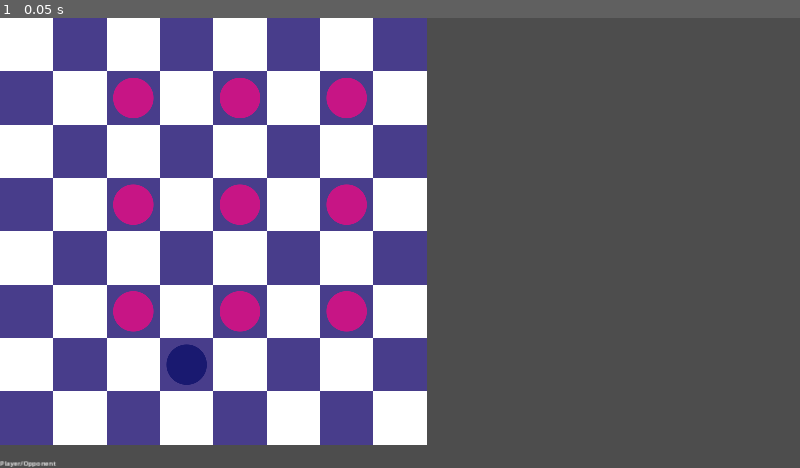
Above: before the commit, frame 1.
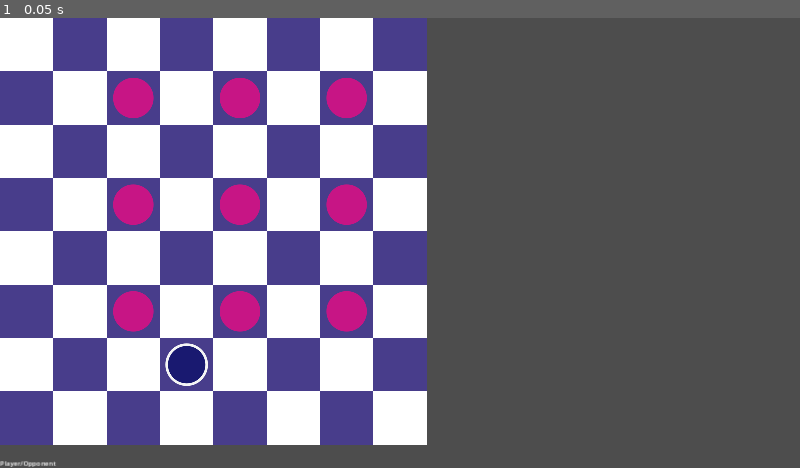
Above: after the commit, the same moment.

Repository: mattsullentrup/godot-checkers
Game: Godot game, scene res://rewrite/level/level.tscn
Two runs of this game, one before a commit and one after it. Both use one fixed random seed, a clock stepped at 60 frames per second and the inputs below.
Inputs:
- Up to frame 1 (0.05 s): no input

The runs differ from the first frame. In frame 1, 0.1% of the frame differs, in the area x 20-26%, y 72-82%.

Commit message:
Update unit_movement.gd
Fix a couple more bugs

Diff:
--- a/9_10_24_checkers/rewrite/units/unit_movement.gd
+++ b/9_10_24_checkers/rewrite/units/unit_movement.gd
@@ -6,7 +6,7 @@
 
 
 func get_moveable_units() -> void:
-	await get_tree().create_timer(.1).timeout
+	#await get_tree().create_timer(.1).timeout
 	for unit: Unit in _parent.units:
 		unit.available_cells.clear()
 		for direction in unit.directions:
@@ -20,15 +20,7 @@
 
 
 func check_unit_remaining_jumps(unit: Unit) -> void:
-	for direction in unit.directions:
-		var movement_direction: Vector2i = Globals.movement_vectors.get(direction)
-		var target_cell = unit.cell + movement_direction
-		for unit_to_check: Unit in _parent.all_units:
-			if not target_cell == unit_to_check.cell:
-				continue
-
-			if unit_to_check.team == unit.team:
-				break
+	pass
 
 
 func _get_unit_normal_moves(unit: Unit, direction: Globals.Direction) -> void:
@@ -54,8 +46,10 @@
 	if not _can_jump_over_enemy(jump_target_cell, direction, unit, adjacent_unit):
 		return
 
-	_parent.jumpable_units.append(unit)
-	#_discard_normal_moves(unit)
+	if not _parent.jumpable_units.has(unit):
+		_parent.jumpable_units.append(unit)
+	unit.can_jump = true
+	unit.can_move = true
 
 
 func _discard_normal_moves(unit: Unit) -> void:
